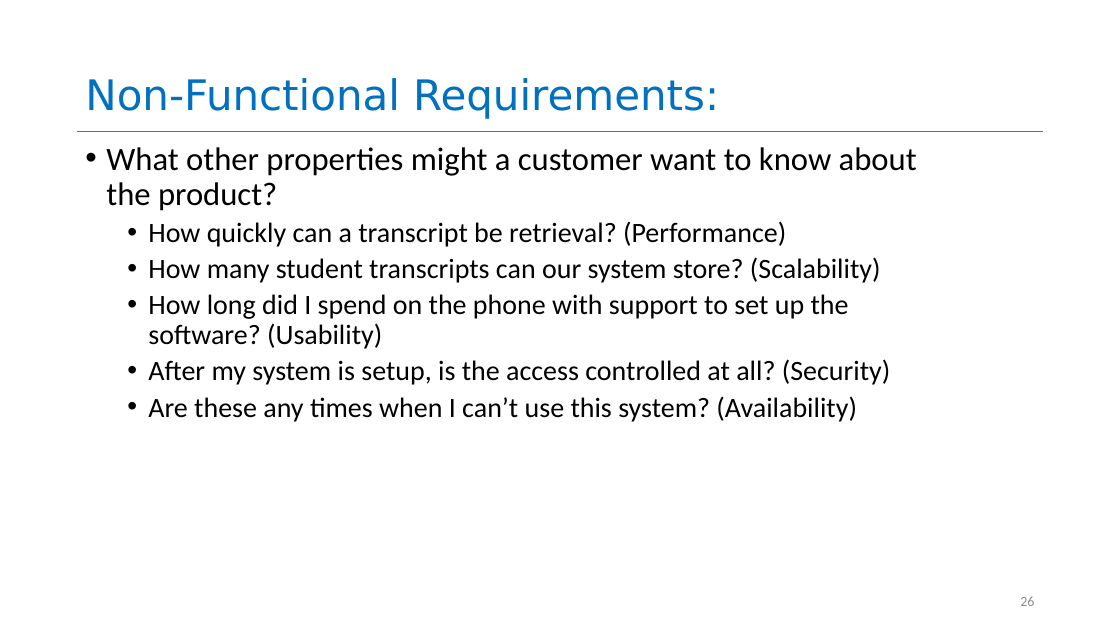
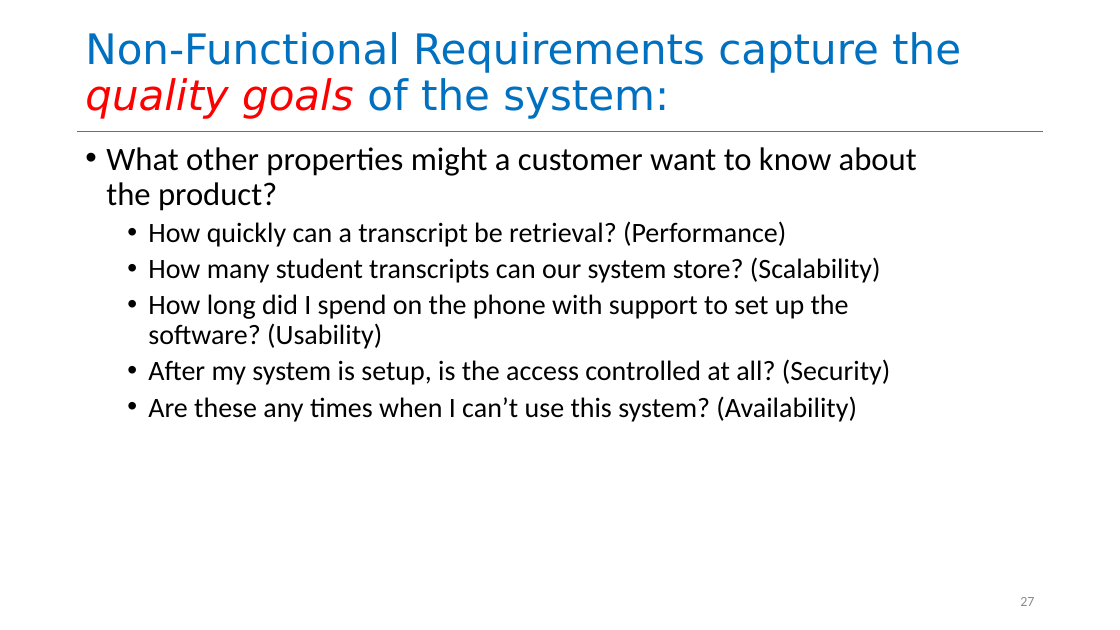
Before and after one commit to neu-se/CS4530-Spring-2025, a slide deck: slide 27 of Slides/Module 01.2 Requirements Gathering.pptx (slide 26 before the commit). Drawn at 1120x630 pixels with LibreOffice and Linux fonts; fonts in the diff are those of the drawing. Boxes give left, top, right and bottom in pixels: in the first picture for what was removed or moved away, otherwise in the second. Text is boxed around its words. In the diff, an @@ line names an element or a change of style, - is before the commit and + after.

```diff
--- a/Slides/Module 01.2 Requirements Gathering.pptx
+++ b/Slides/Module 01.2 Requirements Gathering.pptx
@@ title at (85, 32, 961, 119): text changed @@
-Non-Functional Requirements:
+Non-Functional Requirements capture the quality goals of the system:
@@ page number at (1020, 597, 1034, 606): text changed @@
-26
+27
```
Also in this commit, not shown: 4 other slides changed, 1 slide added, 3 other files.
